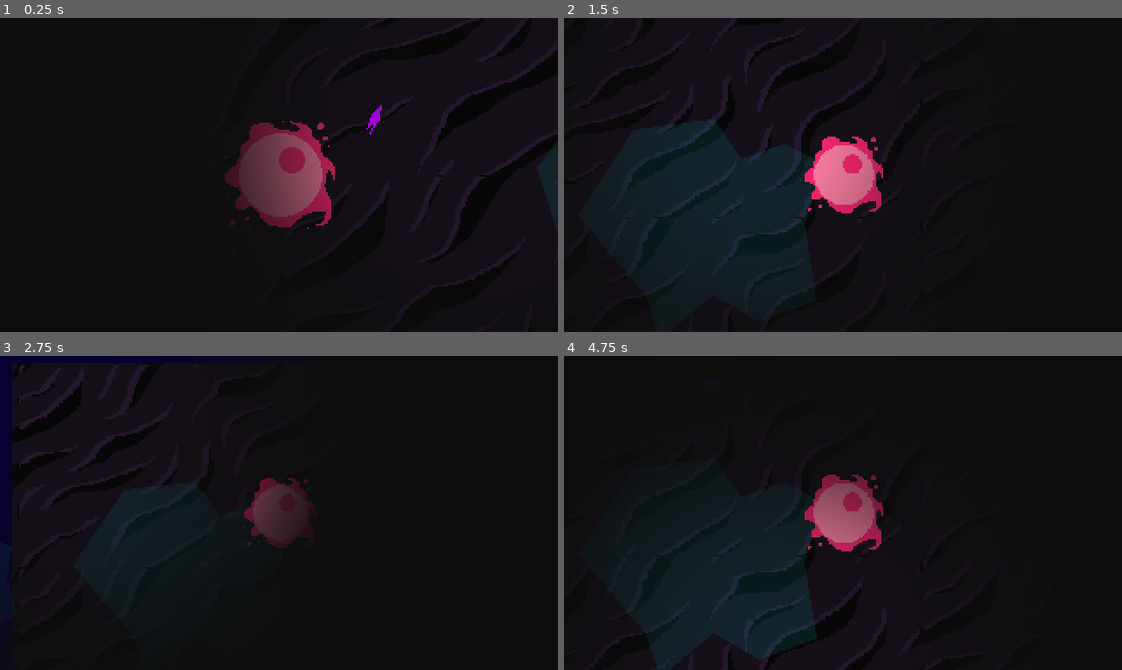
Above: before the commit, frames 1-4 (two rows, left to right).
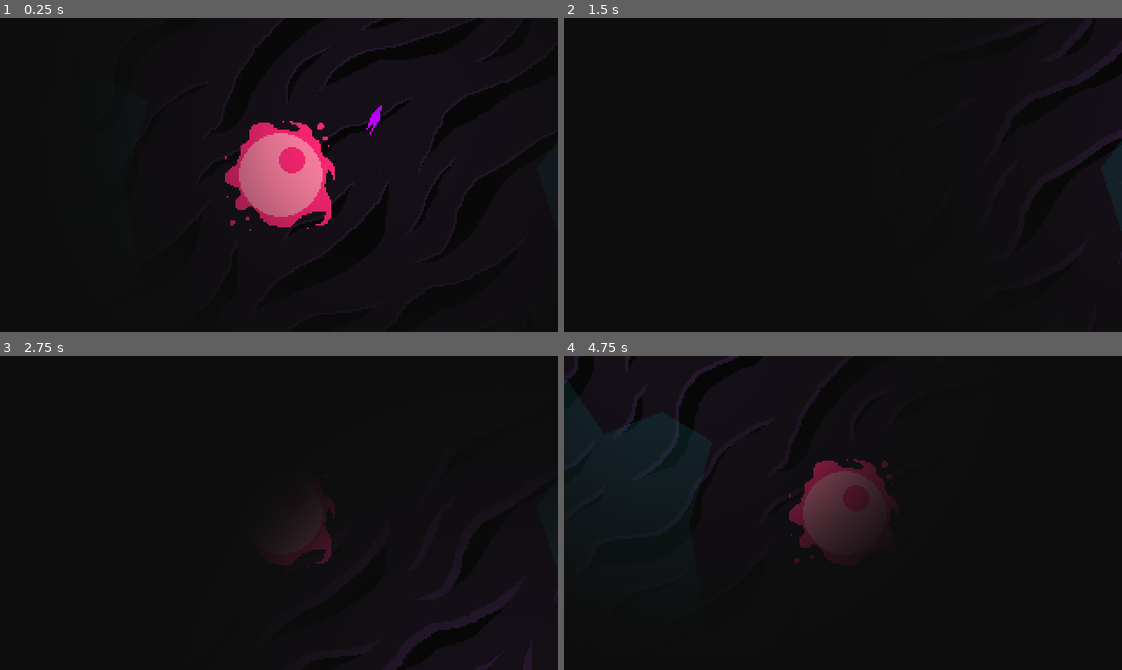
Above: after the commit, the same moments.

Repository: weresharks/krak-jam-2022
Game: Godot game, scene res://Main.tscn
Same seed, same stepped clock (60 frames per second), same inputs: the game is played once before the commit and once after it.
Inputs:
- Up to frame 1 (0.25 s): no input
- Up to frame 2 (1.5 s): hold D (nimble_right) 0.53-1.28 s; hold S (nimble_down) from 1.28 s (still down)
- Up to frame 3 (2.75 s): release S (nimble_down) at 2.03 s; hold D (nimble_right) from 2.03 s (still down)
- Up to frame 4 (4.75 s): release D (nimble_right) at 2.78 s; hold W (nimble_up) 2.78-3.53 s; hold A (nimble_left) from 3.53 s (still down)

The runs differ from the first frame. In frame 1, 5.9% of the frame differs, in the area x 40-100%, y 0-86%; in frame 2, 16%, in the area x 3-100%, y 0-97%; in frame 3, 8.6%; in frame 4, 11%.

Commit message:
Fix lighting shader, add zoom toggle

Diff:
--- a/game/Main.gd
+++ b/game/Main.gd
@@ -7,6 +7,7 @@
 export var max_zoom_distance_x: float = 600
 export var min_zoom_distance_y: float = 75
 export var max_zoom_distance_y: float = 300
+export var is_zoom_enabled: bool = false
 
 export var mob_margin: float = 100
 export var mob_despawn_margin: float = 200
@@ -178,7 +179,7 @@
 
 	var zoom: float = 1
 
-	if not $Tank.dead:
+	if not $Tank.dead and is_zoom_enabled:
 		zoom = max(zoom_distance.x, zoom_distance.y)
 	else:
 		zoom = 1
@@ -201,8 +202,7 @@
 	else:
 		$ScreenShaders/Saturation.set_saturation(clamp($Tank.energy_adjustment(), 0, 1))
 
-	var nimble_rel_pos = $Nimble.position / get_viewport().size
-	var nimble_uv = nimble_rel_pos - Vector2(int(nimble_rel_pos.x), int(nimble_rel_pos.y))
+	var nimble_uv = ($Nimble.position - $Tank.position) / get_viewport().size + Vector2.ONE / 2
 	$ScreenShaders/Light.set_light_position(nimble_uv)
 
 func init_restart():
--- a/game/Muscle.gd
+++ b/game/Muscle.gd
@@ -1,14 +1,16 @@
 extends ParallaxLayer
 
 var forward = true
-var limit = 3
+var limit = 4
 
 func _process(delta):
 	if forward:
 		$Sprite.position.x += delta
+		$Sprite.position.y += delta
 		if $Sprite.position.x >= limit:
 			forward = false
 	else:
 		$Sprite.position.x -= delta
+		$Sprite.position.y -= delta
 		if $Sprite.position.x <= -limit:
 			forward = true
--- a/game/ParallaxBackground.tscn
+++ b/game/ParallaxBackground.tscn
@@ -22,6 +22,7 @@
 script = ExtResource( 4 )
 
 [node name="Sprite" type="Sprite" parent="ParallaxLayer5"]
+position = Vector2( 1, 1 )
 texture = ExtResource( 2 )
 
 [node name="ParallaxLayer6" type="ParallaxLayer" parent="."]
Binary file changed: game/sprites/BG_layer2.png
